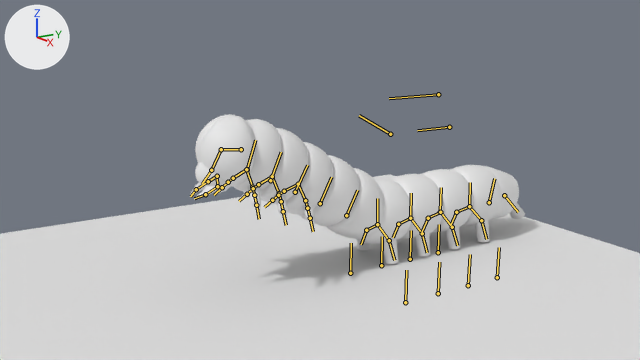
The Blender file 01/Assets/models/enemies/caterpillars/caterpillar05.blend: old version first, new version second.
The view is the same before and after, from the file's camera 'Camera'. Arrows for +X, +Y and +Z are at upper left; the lights stay in place. The bones that bend it are drawn over the model as lines.

In view in the first picture: 'Plane', 'body_inner_skin', 'body_outer_shape', 'face', 'head', 'legs_fore', 'legs_hind', 'legs_mid', 'mandibles', 'prolegs', 'tail'.
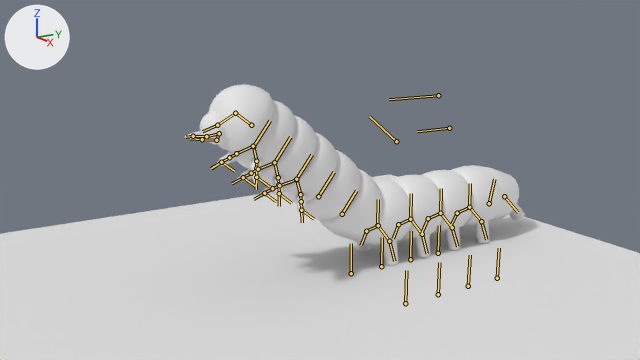
The newer file adds an action. The first version stands in its rest pose; the second is drawn at frame 1 of the action 'c1_rearing'.

What differs and where, as boxes [x1, y1, x2, y2] in the pictures (640 x 360 px):
'body_outer_shape', posed (16% taller): before [234, 119, 501, 245]; after [232, 100, 501, 246]
'head', posed (8% wider, 7% shorter): before [195, 114, 256, 187]; after [208, 84, 274, 152]
'tail', posed: before [483, 166, 525, 220]; after [481, 166, 525, 221]
'face', posed: before [195, 162, 224, 187]; after [200, 111, 226, 145]
'legs_fore', posed: before [215, 184, 261, 219]; after [211, 152, 263, 190]
'legs_mid', posed: before [239, 192, 288, 224]; after [232, 169, 284, 205]
'mandibles', posed: before [190, 181, 228, 200]; after [185, 131, 229, 145]
'legs_hind', posed: before [265, 202, 314, 232]; after [254, 185, 307, 223]
'body_inner_skin', posed (19% taller): before [245, 120, 473, 220]; after [234, 103, 473, 222]
bone 'thorax_control', root to tip: before (390, 134) to (359, 115); after (396, 141) to (369, 116)
bone 'head_back', root to tip: before (241, 149) to (221, 149); after (251, 125) to (235, 113)
bone 'segment01', root to tip: before (247, 169) to (255, 140); after (253, 146) to (270, 120)
bone 'segment02', root to tip: before (270, 180) to (281, 152); after (274, 162) to (290, 137)

What changed in the scene script:
```text
Change bone_thorax_control:
    where bone_thorax_control = bpy.data.objects['Armature'].pose.bones['thorax_control']  # child of 'master_control'
    bone_thorax_control.location: (0.0, -1.3, 0.0) -> (0.0, -1.52, 0.22)
    bone_thorax_control.rotation_quaternion: (0.969, -0.249, 0.0, 0.0) -> (0.942, -0.335, 0.0, 0.0)  # degrees (-29, 0, 0) -> degrees (-39, 0, 0)
Change bone_head_back:
    where bone_head_back = bpy.data.objects['Armature'].pose.bones['head_back']  # child of 'thorax_control'
    bone_head_back.rotation_quaternion: (0.981, 0.195, 0.0, 0.0) -> (1.0, 0.0, 0.0, 0.0)  # degrees (23, 0, 0) -> degrees (0, 0, 0)
Change bone_segment01:
    where bone_segment01 = bpy.data.objects['Armature'].pose.bones['segment01']  # child of 'thorax_control'
    bone_segment01.rotation_quaternion: (0.994, 0.112, 0.0, 0.0) -> (1.0, 0.0, 0.0, 0.0)  # degrees (13, 0, 0) -> degrees (0, 0, 0)
Change bone_segment02:
    where bone_segment02 = bpy.data.objects['Armature'].pose.bones['segment02']  # child of 'thorax_control'
    bone_segment02.rotation_quaternion: (0.997, 0.078, 0.0, 0.0) -> (1.0, 0.0, 0.0, 0.0)  # degrees (9, 0, 0) -> degrees (0, 0, 0)
```
